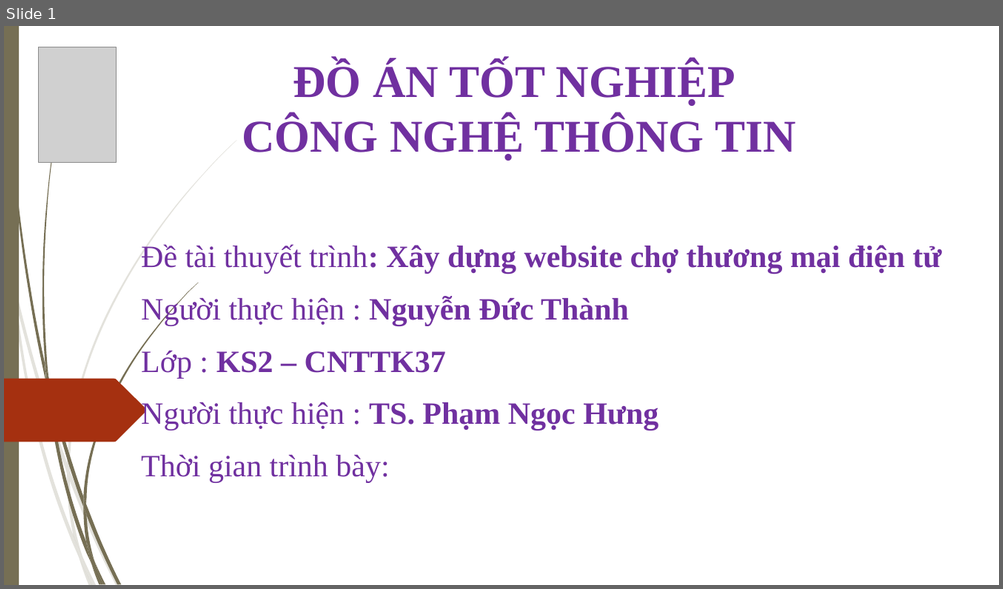
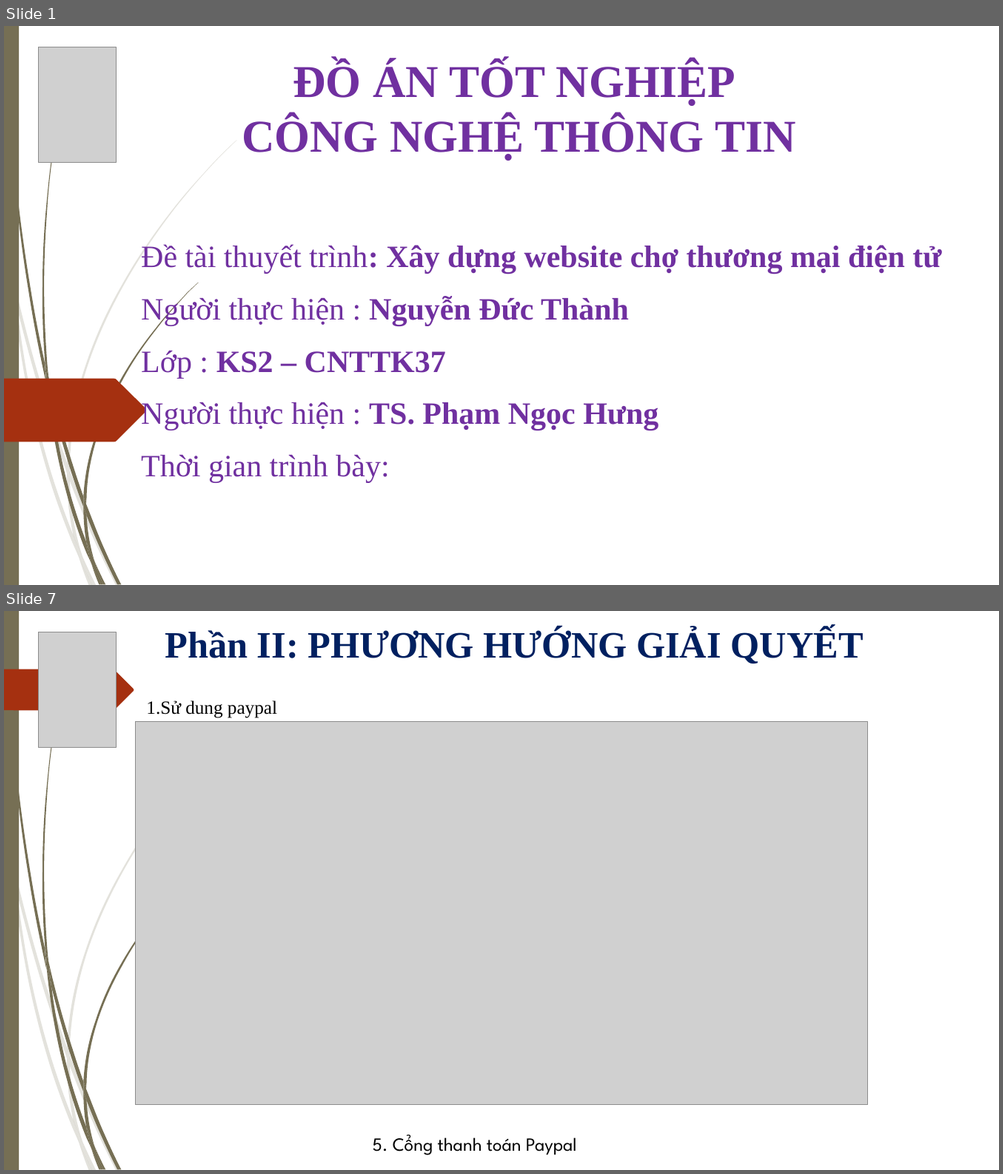
Before and after one commit to thanhgonzalo/datn, a slide deck: Slide.ppt. Shown one above the other, each under a label of ours: slide 1 before the commit, slides 1 and 7 after it; the slides between them are not shown. The pictures are 1003x589 and 1003x1174 pixels, drawn with LibreOffice and Linux fonts; fonts in the diff are those of the drawing; grey boxes stand for pictures; background and template pictures are left out. Boxes give left, top, right and bottom in pixels: in the first picture for what was removed or moved away, otherwise in the second. Text is boxed around its words. In the diff, an @@ line names an element or a change of style, - is before the commit and + after.

```diff
--- a/Slide.ppt
+++ b/Slide.ppt
@@ slide 7 added at [4, 611, 999, 1170], background picture (left out); not listed: 23 template elements that a slide beside it also shows @@
@@ picture added at [38, 632, 116, 747] @@
@@ text added at [165, 629, 863, 664], 36 pt, text #002060, bold @@
+Phần II: PHƯƠNG HƯỚNG GIẢI QUYẾT
@@ freeform shape added at [4, 669, 134, 711], fill #A53010 @@
@@ picture added at [135, 721, 868, 1105] @@
@@ text added at [146, 701, 277, 718], 18 pt, text #000000 @@
+1.Sử dung paypal
@@ text added at [373, 1135, 577, 1156], 18 pt, text #000000 @@
+5. Cổng thanh toán Paypal
```
Also in this commit, not shown: 1 slide changed, 11 other slides added, 8 slides removed.
